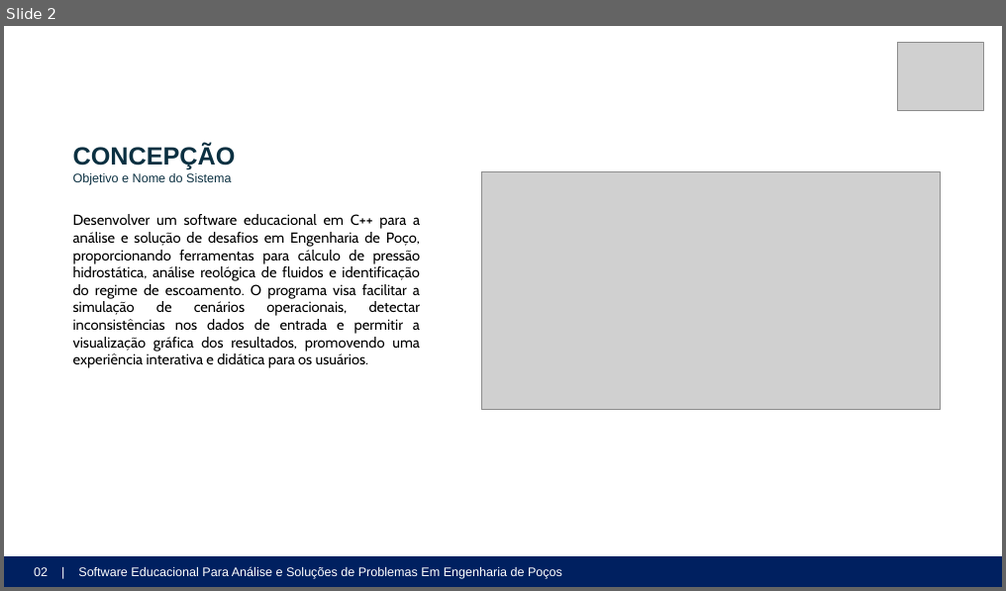
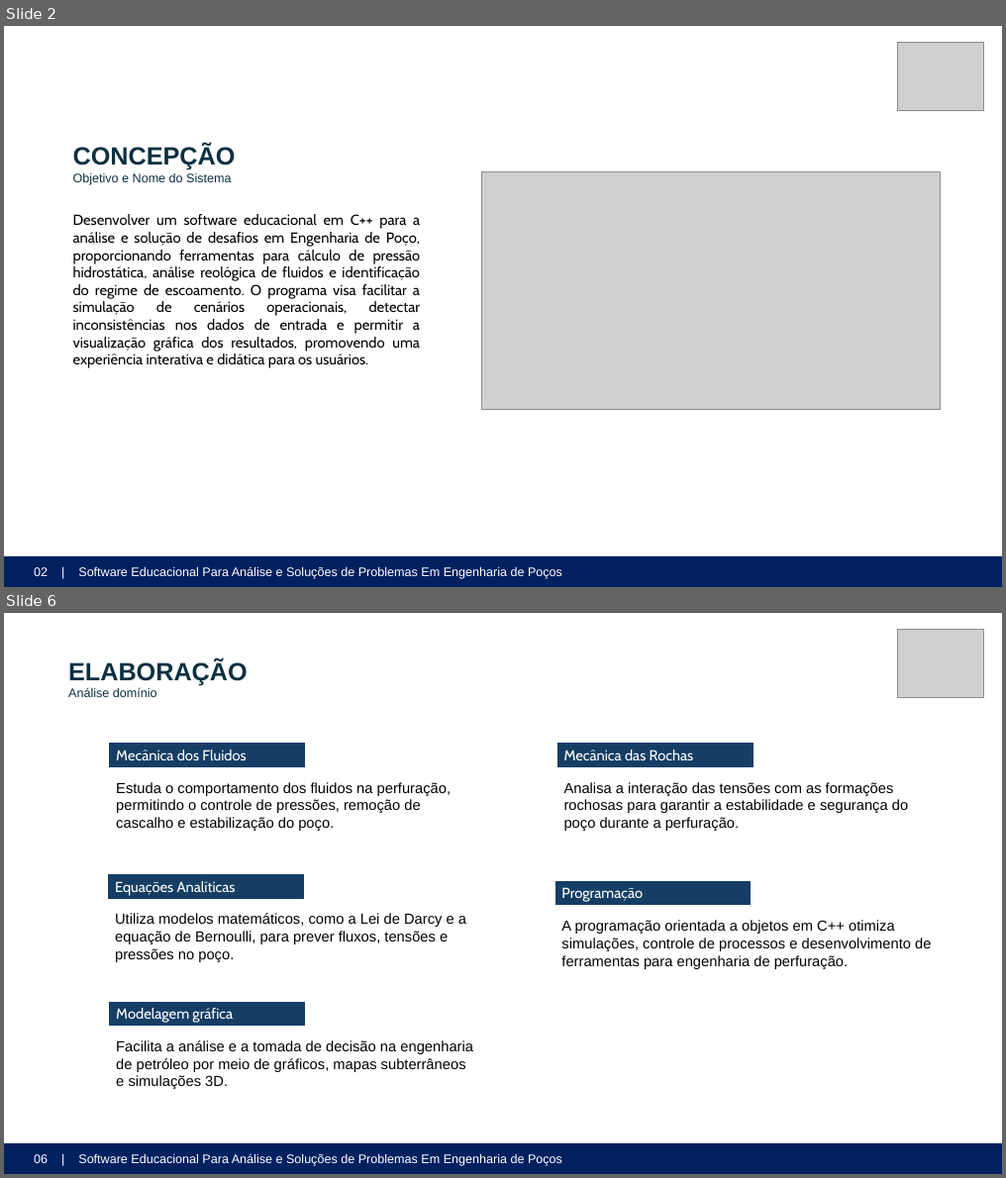
Before and after one commit to ldsc/ProjetoEngenharia-SoftwareEducacionalParaAnaliseESolucaoDeProblemasEmEngenhariaDePoco, a slide deck: doc-v2/ManualDoDesenvolvedor/Apresentação/Apresentação_Nathan_TCC1.pptx. Shown one above the other, each under a label of ours: slide 2 before the commit, slides 2 and 6 after it; the slides between them are not shown. The pictures are 1006x591 and 1006x1178 pixels, drawn with LibreOffice and Linux fonts; fonts in the diff are those of the drawing; grey boxes stand for pictures. Boxes give left, top, right and bottom in pixels: in the first picture for what was removed or moved away, otherwise in the second. Text is boxed around its words. In the diff, an @@ line names an element or a change of style, - is before the commit and + after.

Commit message:
Atualização da apresentação para disciplina TCC1

```diff
--- a/doc-v2/ManualDoDesenvolvedor/Apresentação/Apresentação_Nathan_TCC1.pptx
+++ b/doc-v2/ManualDoDesenvolvedor/Apresentação/Apresentação_Nathan_TCC1.pptx
@@ slide 6 added at <box>4,613,1002,1174</box>, background #FFFFFF @@
@@ picture added at <box>898,629,984,697</box> @@
@@ text added at <box>68,661,248,697</box>, 12 pt, text #0B3041 @@
+ELABORAÇÃO
+Análise domínio
@@ rectangle added at <box>109,743,306,768</box>, fill #163E64, outline #FFFFFF 0.75 pt, 14 pt, text #FFFFFF @@
+Mecânica dos Fluidos
@@ rectangle added at <box>556,743,753,768</box>, fill #163E64, outline #FFFFFF 0.75 pt, 14 pt, text #FFFFFF @@
+Mecânica das Rochas
@@ text added at <box>116,782,450,831</box>, 14 pt, text #000000 @@
+Estuda o comportamento dos fluidos na perfuração, permitindo o controle de pressões, remoção de cascalho e estabilização do poço.
@@ text added at <box>564,782,908,831</box>, 14 pt, text #000000 @@
+Analisa a interação das tensões com as formações rochosas para garantir a estabilidade e segurança do poço durante a perfuração.
@@ rectangle added at <box>107,874,304,900</box>, fill #163E64, outline #FFFFFF 0.75 pt, 14 pt, text #FFFFFF @@
+Equações Analíticas
@@ rectangle added at <box>555,881,751,906</box>, fill #163E64, outline #FFFFFF 0.75 pt, 14 pt, text #FFFFFF @@
+Programação
@@ text added at <box>115,913,466,962</box>, 14 pt, text #000000 @@
+Utiliza modelos matemáticos, como a Lei de Darcy e a equação de Bernoulli, para prever fluxos, tensões e pressões no poço.
@@ text added at <box>561,920,931,969</box>, 14 pt, text #000000 @@
+A programação orientada a objetos em C++ otimiza simulações, controle de processos e desenvolvimento de ferramentas para engenharia de perfuração.
@@ rectangle added at <box>109,1001,306,1027</box>, fill #163E64, outline #FFFFFF 0.75 pt, 14 pt, text #FFFFFF @@
+Modelagem gráfica
@@ text added at <box>116,1041,473,1089</box>, 14 pt, text #000000 @@
+Facilita a análise e a tomada de decisão na engenharia de petróleo por meio de gráficos, mapas subterrâneos e simulações 3D.
@@ rectangle added at <box>4,1144,1002,1174</box>, fill #002060 @@
@@ text added at <box>34,1154,562,1166</box>, 12 pt, text #FFFFFF @@
+06 | Software Educacional Para Análise e Soluções de Problemas Em Engenharia de Poços
```
Also in this commit, not shown: 4 slides changed, 12 other slides added, 33 other files.
